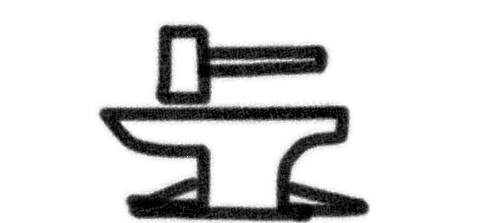
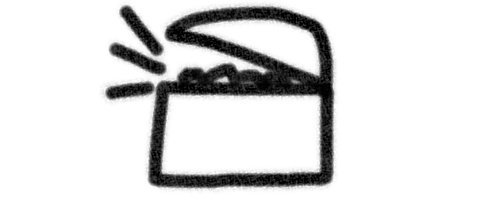
Two versions of the same layered image (478 x 223). Layer-by-layer changes:
added layer "Paint Layer 26" above "Paint Layer 25" over [94, 1, 372, 223]
hid "Paint Layer 25" over [94, 1, 372, 223]
